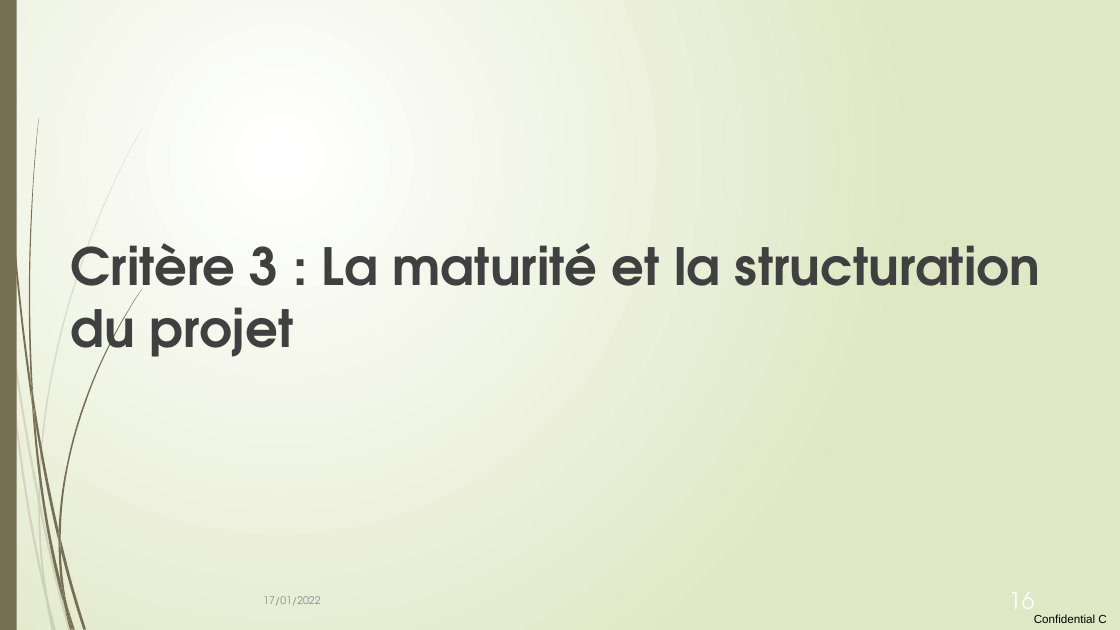
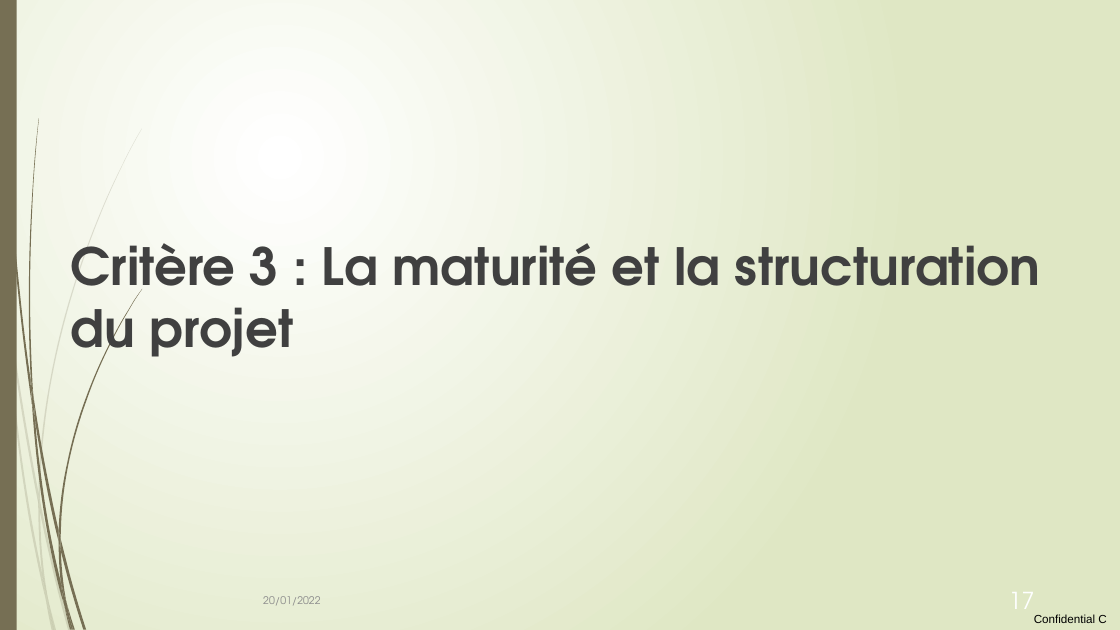
Before and after one commit to loco-philippe/Environmental-Sensing, a slide deck: slide 17 of documentation/initiative citoyenne.pptx (slide 16 before the commit). Drawn at 1120x630 pixels with LibreOffice and Linux fonts; fonts in the diff are those of the drawing. Boxes give left, top, right and bottom in pixels: in the first picture for what was removed or moved away, otherwise in the second. Text is boxed around its words. In the diff, an @@ line names an element or a change of style, - is before the commit and + after.

```diff
--- a/documentation/initiative citoyenne.pptx
+++ b/documentation/initiative citoyenne.pptx
@@ text at bbox=[263, 596, 320, 605]: text changed @@
-17/01/2022
+20/01/2022
@@ page number at bbox=[1009, 592, 1035, 621]: text changed @@
-16
+17
```
Also in this commit, not shown: 18 other slides changed, 1 slide added, 1 other file.
